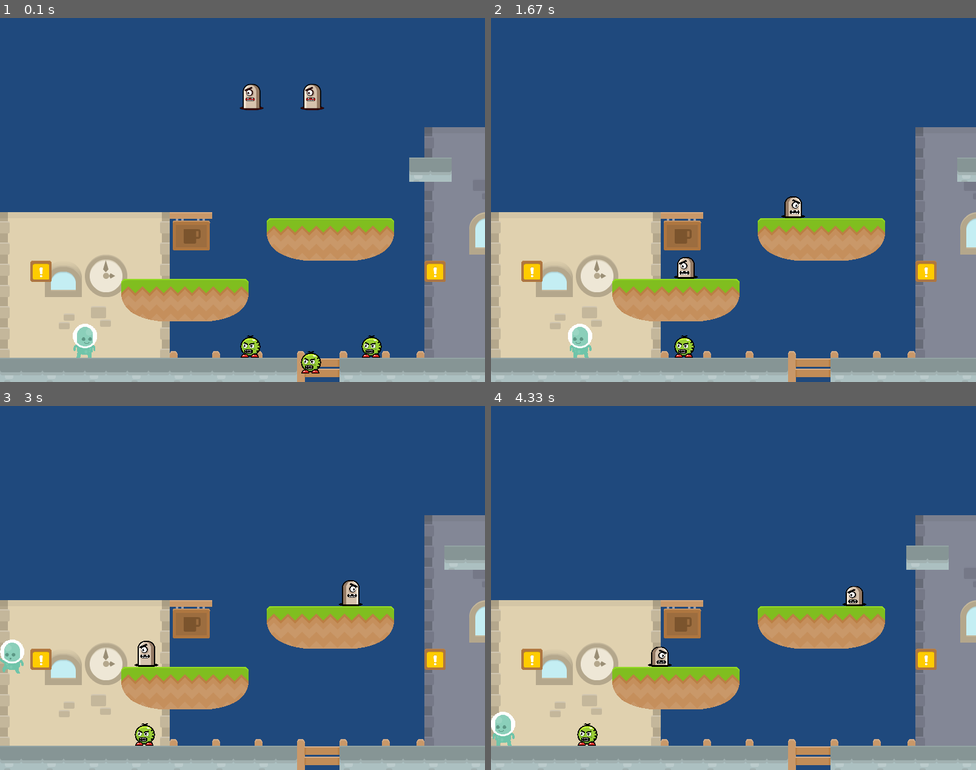
Above: before the commit, frames 1-4 (two rows, left to right).
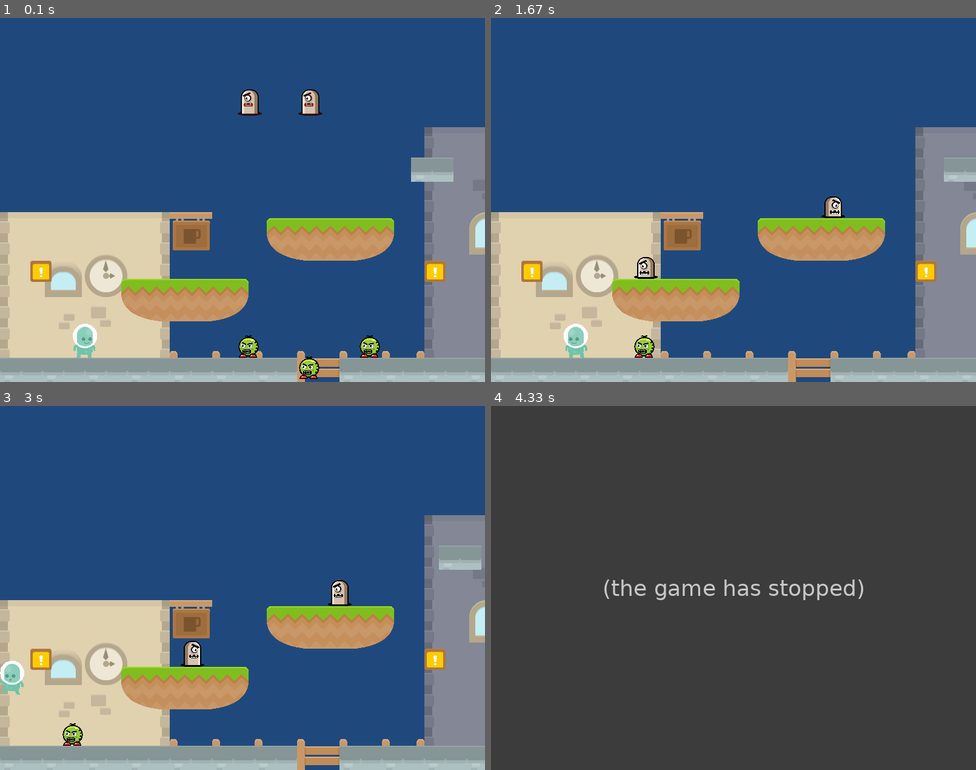
Above: after the commit, the same moments.

Repository: ToBaer94/pygame_platformer
Game: pygame game, started from main.py
Same seed, same stepped clock (60 frames per second), same inputs: the game is played once before the commit and once after it. The source is Python 2; it was converted automatically to run under Python 3.
Inputs:
- Up to frame 1 (0.1 s): no input
- Up to frame 2 (1.67 s): hold Right 0.33-0.8 s; hold Up 0.83-1.13 s; hold Left 1.17-1.63 s
- Up to frame 3 (3 s): hold Left 1.67-2.2 s; hold Left 2.23-2.63 s; hold Up from 2.67 s (still down)
- Up to frame 4 (4.33 s): release Up at 3.03 s

The runs differ from the first frame. In frame 1, 1.2% of the frame differs, in the area x 49-94%, y 18-100%; in frame 2, 1.6%; in frame 3, 1.9%; in frame 4, 100%, in the area x 0-100%, y 0-100%.
After the commit the program exited at 3.6 s; later frames show no game.

Commit message:
Timestep fix for the player
Proper independence between frame rate and movement for the player.

Diff:
--- a/main.py
+++ b/main.py
@@ -31,9 +31,16 @@
 
     clock = pygame.time.Clock()
 
+    target_fps = 60.0 # Intended FPS maximum
+    ms_per_sec = 1000.0 # Ms in one second
+    desired_frame_time = float(ms_per_sec) / float(target_fps) # Amount of ms per frame at target_fps
+    max_delta_time = 1.0 # Max step the game physics get moved by
+
+    current_time = pygame.time.get_ticks() # time since pygame.init()
+
     while not done:
-
-        dt = clock.tick(60)
+        frame_time = clock.tick(60)
+        total_delta_time = float(frame_time) / float(desired_frame_time) # Total amount of steps
 
         for event in pygame.event.get():
             if event.type == pygame.QUIT:
@@ -41,11 +48,11 @@
 
             if event.type == pygame.KEYDOWN:
                 if event.key == pygame.K_LEFT:
-                    player.go_left(dt / 1000.0)
+                    player.go_left()
                 if event.key == pygame.K_RIGHT:
-                    player.go_right(dt / 1000.0)
+                    player.go_right()
                 if event.key == pygame.K_UP:
-                    player.jump(dt / 1000.0)
+                    player.jump()
 
             if event.type == pygame.KEYUP:
                 if event.key == pygame.K_LEFT and player.change_x < 0:
@@ -56,8 +63,13 @@
                 if event.key == pygame.K_SPACE:
                     player.fire()
 
-        active_sprite_list.update(dt / 1000.0)
-        current_level.update(dt / 1000.0)
+        while total_delta_time > 0.0: # While there still have to be made steps to keep physics constant
+            # Update physics by 1 step until enough steps have been made
+            delta_time = min(total_delta_time, max_delta_time)
+            active_sprite_list.update(delta_time)
+            current_level.update(delta_time)
+            total_delta_time -= delta_time
+
 
         # Camera / Viewport control
         if player.rect.right >= 500:
--- a/player_1.py
+++ b/player_1.py
@@ -132,9 +132,9 @@
         to make movement FPS independent.
         """
 
-        self.calc_grav(dt)
-
-        self.x_pos += float(self.change_x)
+        self.calc_grav()
+
+        self.x_pos += float(self.change_x) * dt
         self.rect.x = self.x_pos
 
         # If the player is moving, play the correct movement animation
@@ -173,7 +173,7 @@
             self.rect.x = 0
             self.x_pos = 0
 
-        self.y_pos += float(self.change_y)
+        self.y_pos += float(self.change_y) * dt
         self.rect.y = self.y_pos
 
         # Handle platform collision after y-axis movement
@@ -202,17 +202,17 @@
 
             block.collide() # Call collide method for specific platforms (item block, moving platform)
 
-    def calc_grav(self, dt):
+    def calc_grav(self):
         """
         Handles gravity
         """
         if self.change_y == 0:
-            self.change_y = 60 * dt
+            self.change_y = 1
 
         else:
-            self.change_y += 21 * dt
-
-    def jump(self, dt):
+            self.change_y += 0.35
+
+    def jump(self):
         """
         Moves the player down 2 pixels to check if he is on the ground, then sets him back up 2 pixels.
         If on the ground, sets y-velocity.
@@ -222,15 +222,15 @@
         self.rect.y -= 2
 
         if len(platform_hit_list) > 0:
-            self.change_y = -600 * dt
+            self.change_y = -10
             self.jumping = True
 
-    def go_left(self, dt):
-        self.change_x = -240 * dt
+    def go_left(self):
+        self.change_x = -4
         self.direction = "Left"
 
-    def go_right(self, dt):
-        self.change_x = 240 * dt
+    def go_right(self):
+        self.change_x = 4
         self.direction = "Right"
 
     def stop(self):
